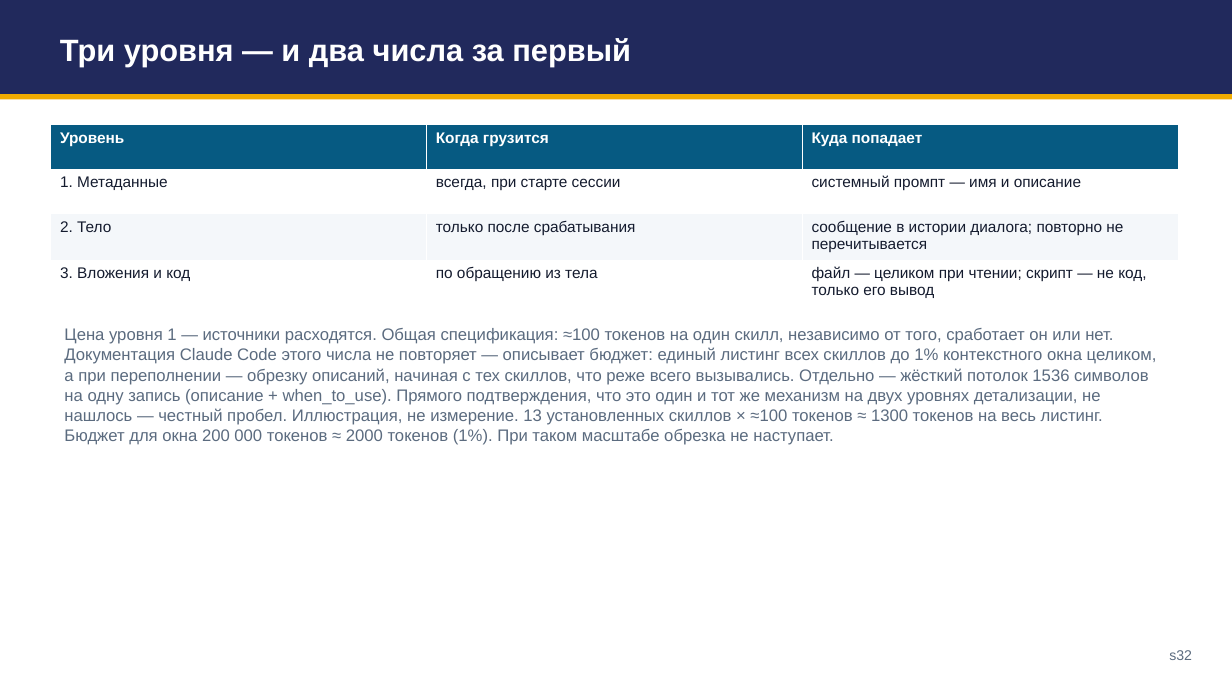
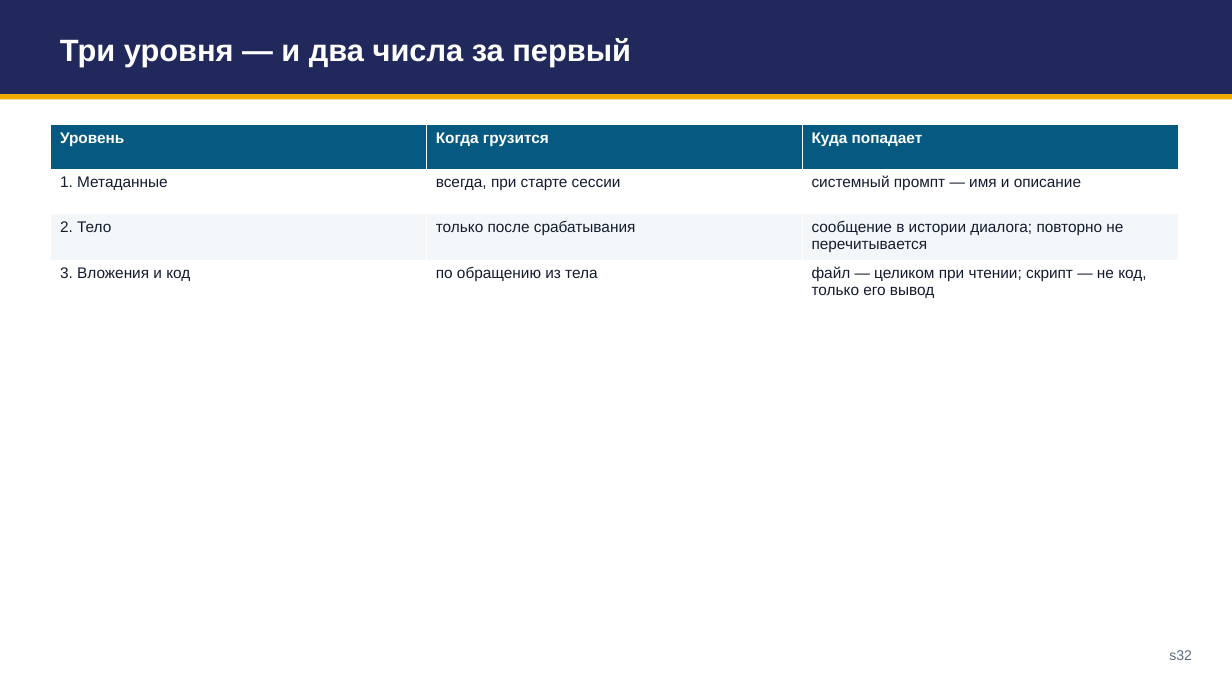
Before and after one commit to tellina-study/AI-usage-lessons, a slide deck: slide 32 of library/seminars/sem-05/rendered/sem-05.pptx. Drawn at 1232x693 pixels with LibreOffice and Linux fonts; fonts in the diff are those of the drawing. Boxes give left, top, right and bottom in pixels: in the first picture for what was removed or moved away, otherwise in the second. Text is boxed around its words. In the diff, an @@ line names an element or a change of style, - is before the commit and + after.

```diff
--- a/library/seminars/sem-05/rendered/sem-05.pptx
+++ b/library/seminars/sem-05/rendered/sem-05.pptx
@@ text removed at (64, 328, 1157, 445) @@
-Цена уровня 1 — источники расходятся. Общая спецификация: ≈100 токенов на один скилл, независимо от того, сработает он или нет. Документация Claude Code этого числа не повторяет — описывает бюджет: единый листинг всех скиллов до 1% контекстного окна целиком, а при переполнении — обрезку описаний, начиная с тех скиллов, что реже всего вызывались. Отдельно — жёсткий потолок 1536 символов на одну запись (описание + when_to_use). Прямого подтверждения, что это один и тот же механизм на двух уровнях детализации, не нашлось — честный пробел. Иллюстрация, не измерение. 13 установленных скиллов × ≈100 токенов ≈ 1300 токенов на весь листинг. Бюджет для окна 200 000 токенов ≈ 2000 токенов (1%). При таком масштабе обрезка не наступает.
```
Also in this commit, not shown: 44 other slides changed, 5 other files.
